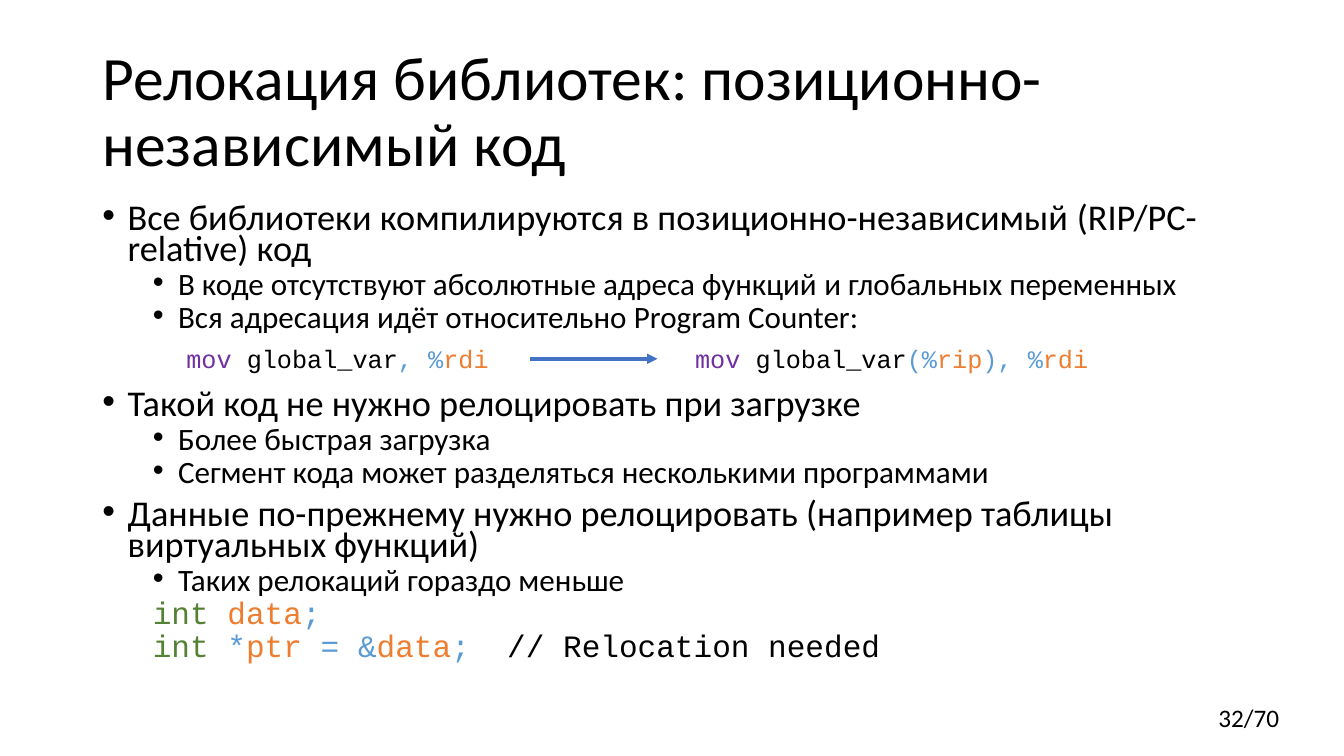
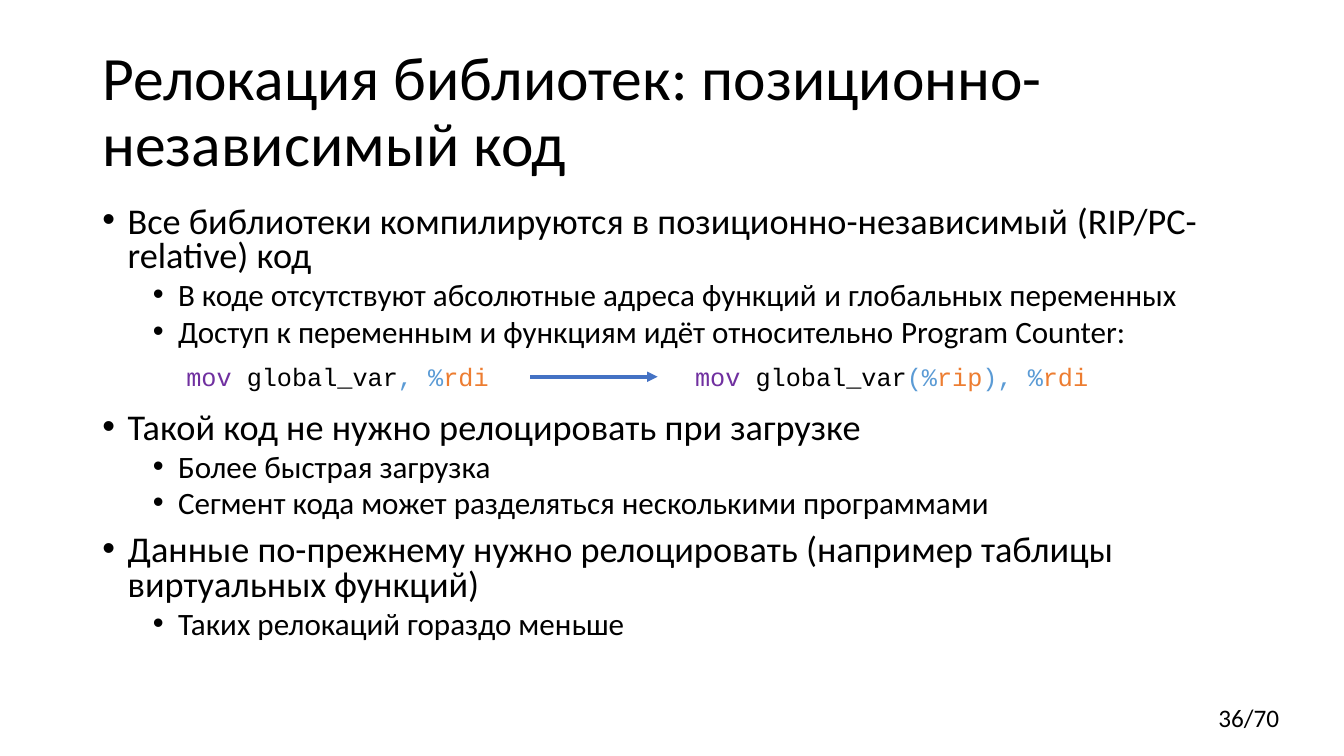
Before and after one commit to yugr/CppRussia, a slide deck: slide 36 of 2024/RU.pptx (slide 32 before the commit). Drawn at 1344x756 pixels with LibreOffice and Linux fonts; fonts in the diff are those of the drawing. Boxes give left, top, right and bottom in pixels: in the first picture for what was removed or moved away, otherwise in the second. Text is boxed around its words. In the diff, an @@ line names an element or a change of style, - is before the commit and + after.

Commit message:
Added relocation example.

```diff
--- a/2024/RU.pptx
+++ b/2024/RU.pptx
@@ text at [128, 207, 1197, 640]: line spacing 0.7 to 0.8 @@
@@ text at [178, 322, 1125, 349]: text changed @@
-  • Вся адресация идёт относительно Program Counter:
+  • Доступ к переменным и функциям идёт относительно Program Counter:
@@ 2 texts, 1 arrow: place and size @@
-2 texts, 1 arrow at [186, 350, 1088, 374]
+2 texts, 1 arrow at [186, 368, 1088, 392]
@@ text at [153, 602, 880, 664]: paragraphs removed @@
-  int data;
-  int *ptr = &data; // Relocation needed
@@ page number at [1218, 709, 1279, 728]: text changed @@
-32/70
+36/70
```
Also in this commit, not shown: 2 other slides changed, 5 slides added, 1 slide removed.
